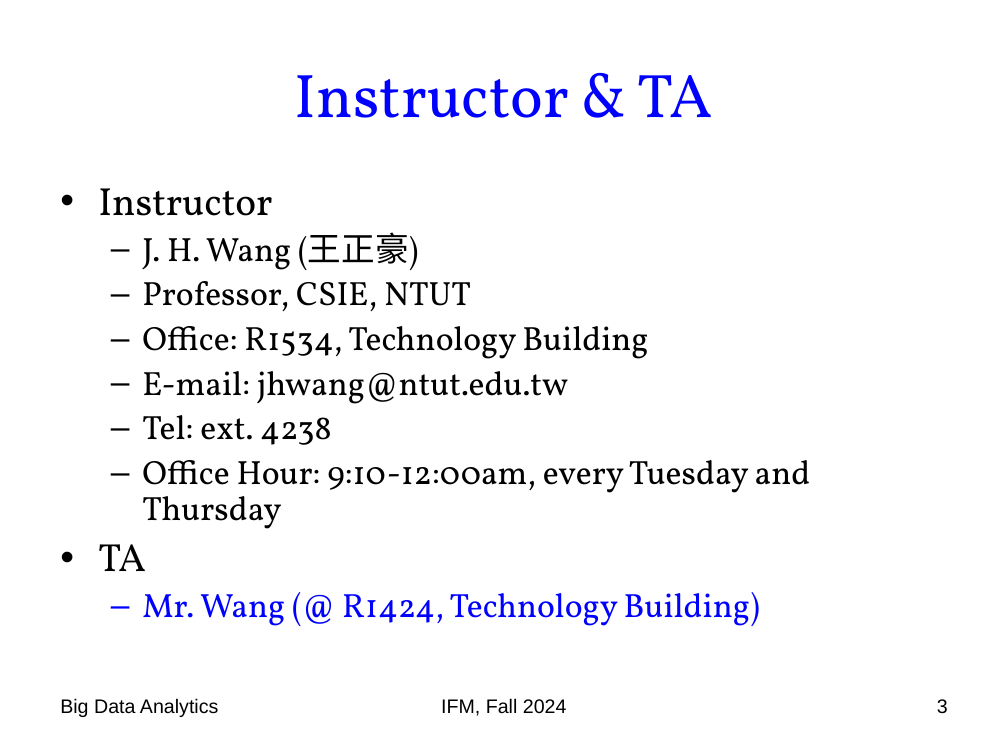
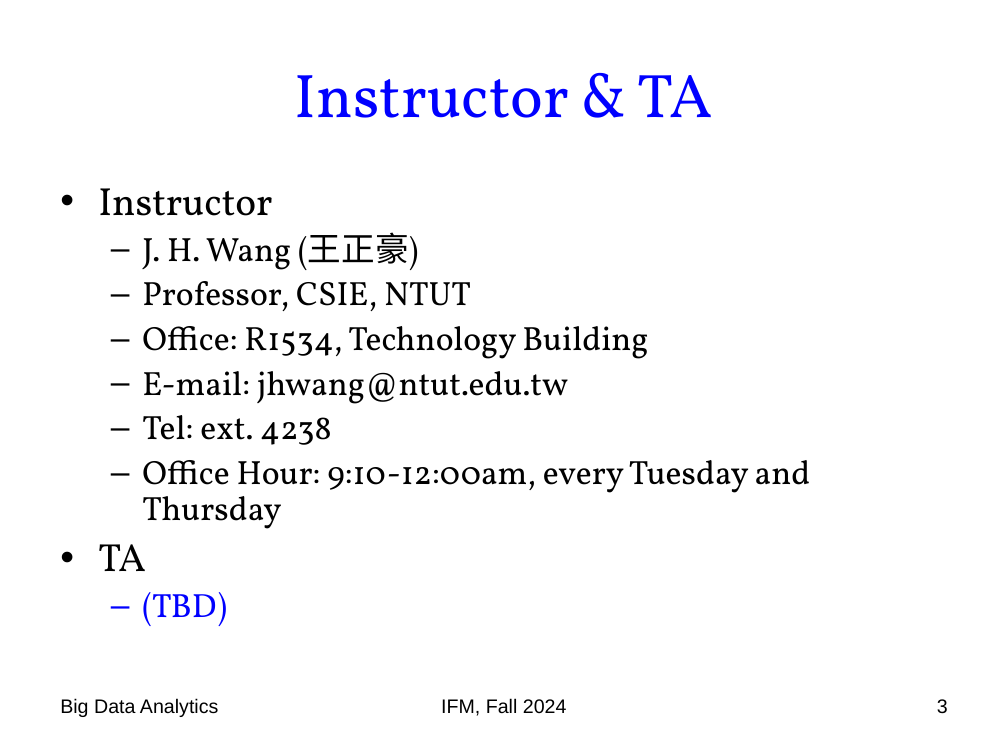
Before and after one commit to chriswjh/chriswjh.github.io, a slide deck: slide 3 of BDA_IFM/00-overview.ppt. Drawn at 1008x756 pixels with LibreOffice and Linux fonts; fonts in the diff are those of the drawing. Boxes give left, top, right and bottom in pixels: in the first picture for what was removed or moved away, otherwise in the second. Text is boxed around its words. In the diff, an @@ line names an element or a change of style, - is before the commit and + after.

```diff
--- a/BDA_IFM/00-overview.ppt
+++ b/BDA_IFM/00-overview.ppt
@@ text at bbox=[142, 592, 227, 626]: text changed @@
-  – Mr. Wang (@ R1424, Technology Building)
+  – (TBD)
```
Also in this commit, not shown: 1 other slide changed, 1 other file.
